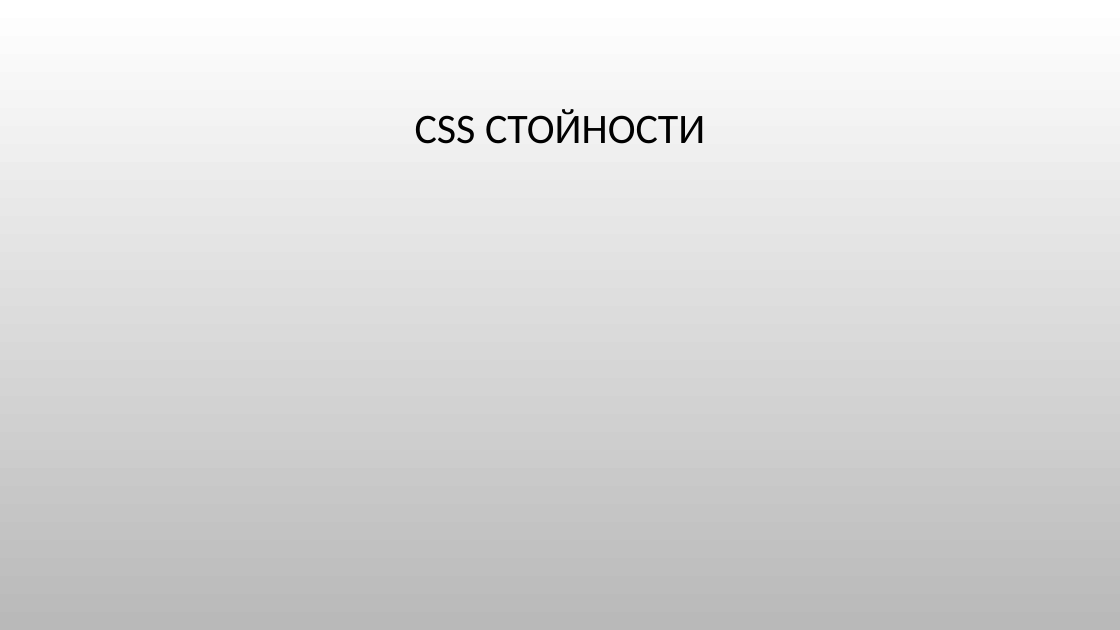
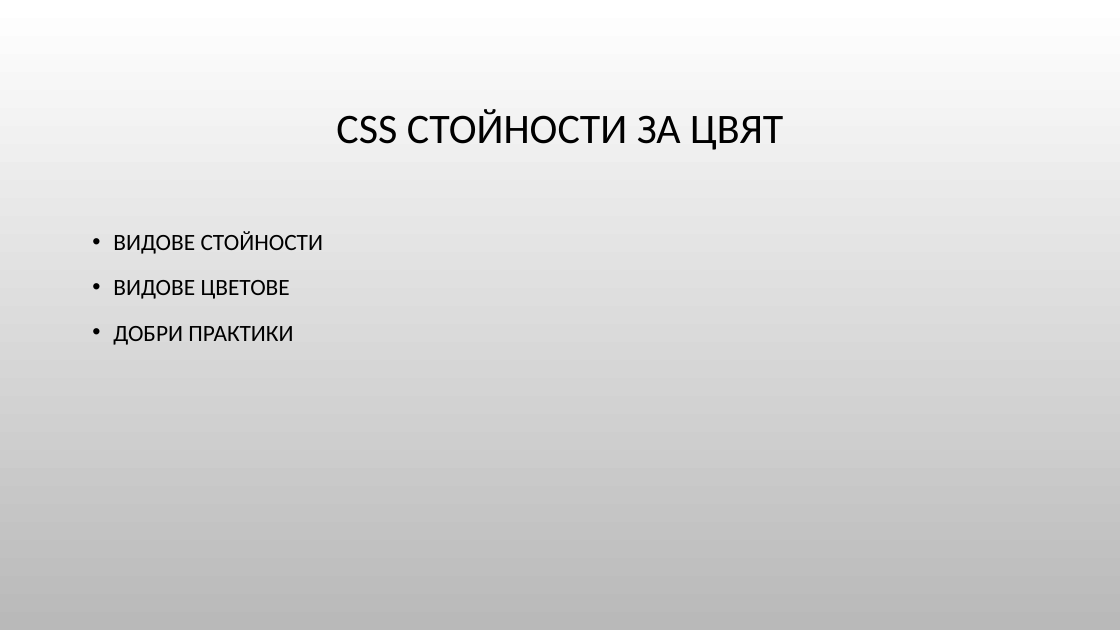
Before and after one commit to Bilyukov/php-mysql-course, a slide deck: slide 9 of 02.css-basics.pptx. Drawn at 1120x630 pixels with LibreOffice and Linux fonts; fonts in the diff are those of the drawing; background and template pictures are left out. Boxes give left, top, right and bottom in pixels: in the first picture for what was removed or moved away, otherwise in the second. Text is boxed around its words. In the diff, an @@ line names an element or a change of style, - is before the commit and + after.

```diff
--- a/02.css-basics.pptx
+++ b/02.css-basics.pptx
@@ title at (x1=336, y1=109, x2=783, y2=150): text changed @@
-CSS СТОЙНОСТИ
+CSS СТОЙНОСТИ ЗА ЦВЯТ
@@ text added at (x1=113, y1=231, x2=324, y2=345), 20 pt, text #000000 @@
+• ВИДОВЕ СТОЙНОСТИ
+• ВИДОВЕ ЦВЕТОВЕ
+• ДОБРИ ПРАКТИКИ
```
Also in this commit, not shown: 4 slides added, 2 other files.
